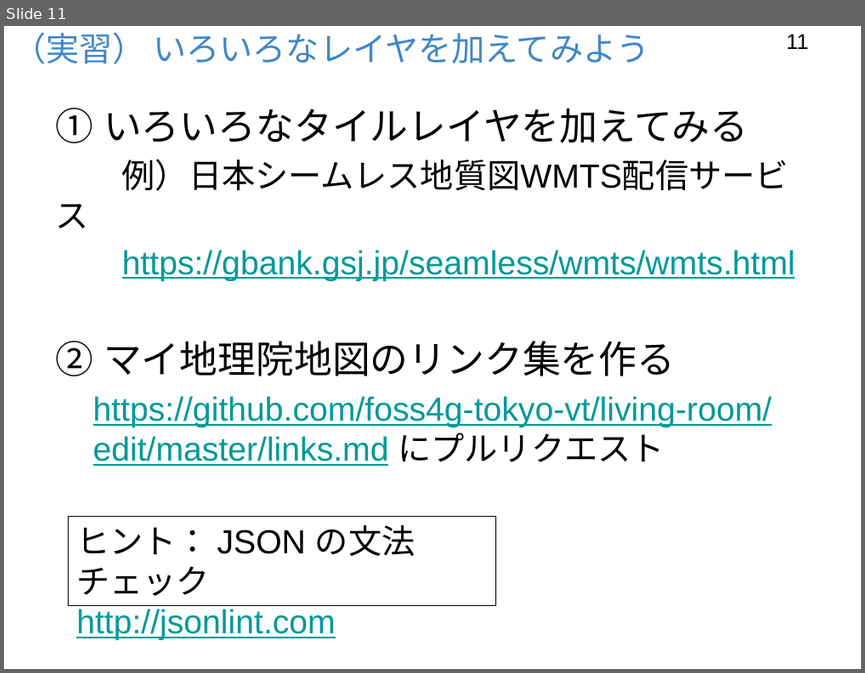
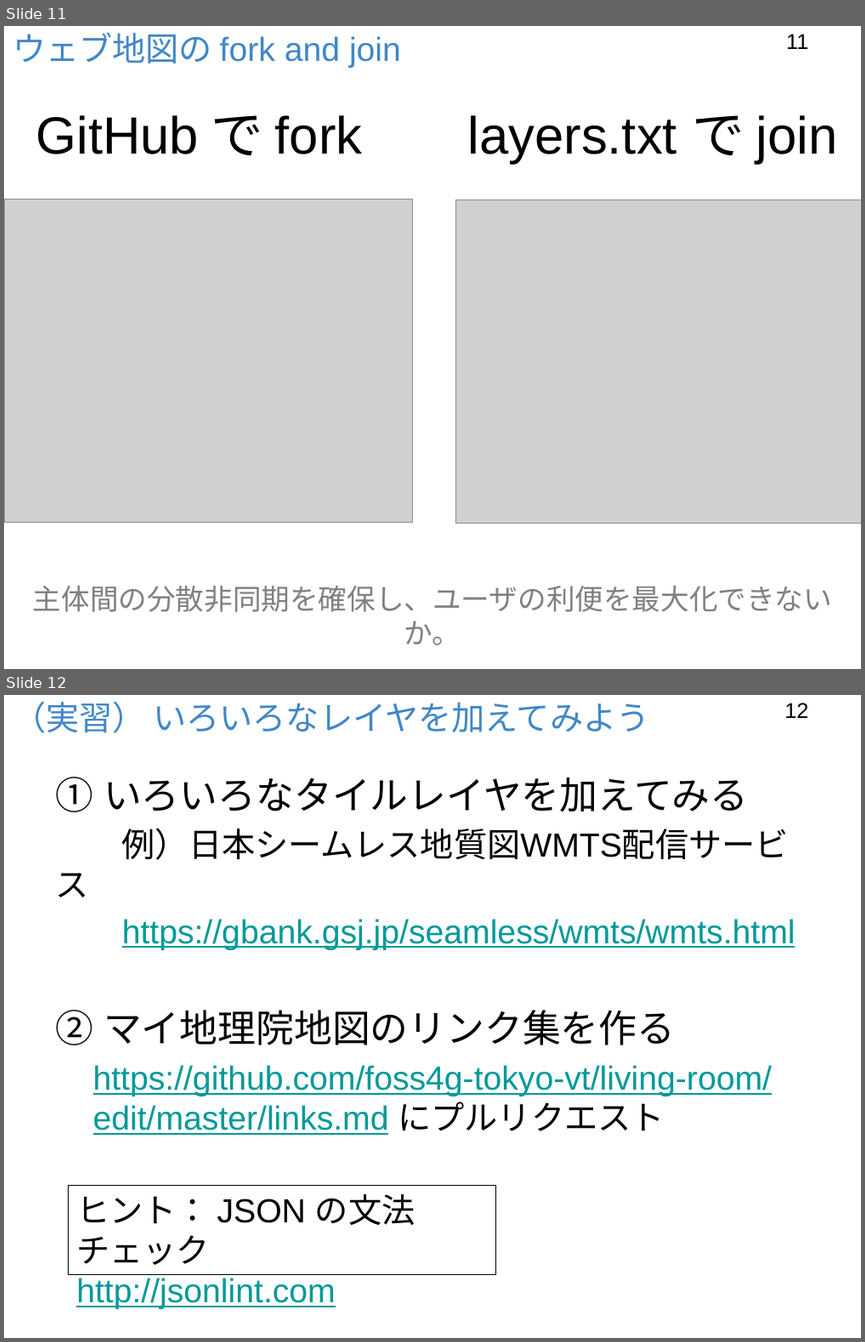
Before and after one commit to foss4g-tokyo-vt/slides, a slide deck: 151009ベクトルタイル利用サイトを作ろうPt.3.pptx. Shown one above the other, each under a label of ours: slide 11 before the commit, slides 11 and 12 after it. The pictures are 865x673 and 865x1342 pixels, drawn with LibreOffice and Linux fonts; fonts in the diff are those of the drawing; grey boxes stand for pictures; background and template pictures are left out. Boxes give left, top, right and bottom in pixels: in the first picture for what was removed or moved away, otherwise in the second. Text is boxed around its words. In the diff, an @@ line names an element or a change of style, - is before the commit and + after.

```diff
--- a/151009ベクトルタイル利用サイトを作ろうPt.3.pptx
+++ b/151009ベクトルタイル利用サイトを作ろうPt.3.pptx
@@ slide 11 added at bbox=[4, 26, 861, 669], background #FFFFFF @@
@@ title added at bbox=[12, 32, 401, 68], 28 pt, text #4087C8 @@
+ウェブ地図の fork and join
@@ page number added at bbox=[786, 34, 808, 49], 18 pt, text #000000 @@
+11
@@ text added at bbox=[36, 115, 363, 156], 44 pt, text #000000 @@
+GitHub で fork
@@ text added at bbox=[468, 115, 838, 164], 44 pt, text #000000 @@
+layers.txt で join
@@ picture added at bbox=[5, 199, 412, 522] @@
@@ picture added at bbox=[455, 200, 861, 523] @@
@@ text added at bbox=[33, 585, 832, 612], 24 pt, text #808080 @@
+主体間の分散非同期を確保し、ユーザの利便を最大化できないか。
@@ what was slide 11 is now slide 12 @@
@@ page number at bbox=[784, 703, 808, 718]: text changed @@
-11
+12
```
Also in this commit, not shown: 2 slides changed, 1 other slide added, 2 other files.
